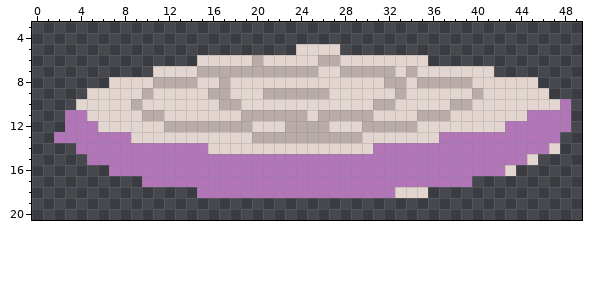
Two states of a pixel-art sprite, NIO's Job/assets/images/level_burger_shop/bueger_onion.png. Above: the version before the commit.
The file is 320x180 pixels. Shown: x 0..49, y 3..20. The old version is drawn lined up with the new one, on the new canvas.
New version:
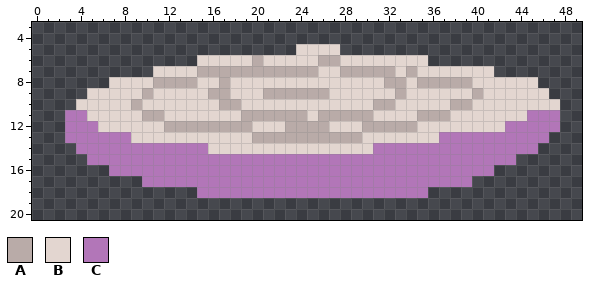
Palette (. is transparent): A #b9aba8  B #e3d6d0  C #b276b8
The exact change:
canvas 320x180 -> 51x25, the old top-left corner now at -44,-107 (the part of the old canvas that was cut away was empty and is not shown)
y 10..12: x 48 C -> .
y 13: x 2 C -> .; x 47 C -> .
y 14: x 46..47 CB -> ..
y 15: x 44..45 CB -> ..
y 16: x 42..43 CB -> ..
y 18: x 33..35 BBB -> CCC
Boxes around the changes in both pictures, in picture pixels (x1, y1, x2, y2):
erased: (494, 99, 571, 176)
erased: (54, 132, 65, 143)
changed: (395, 187, 428, 198)
